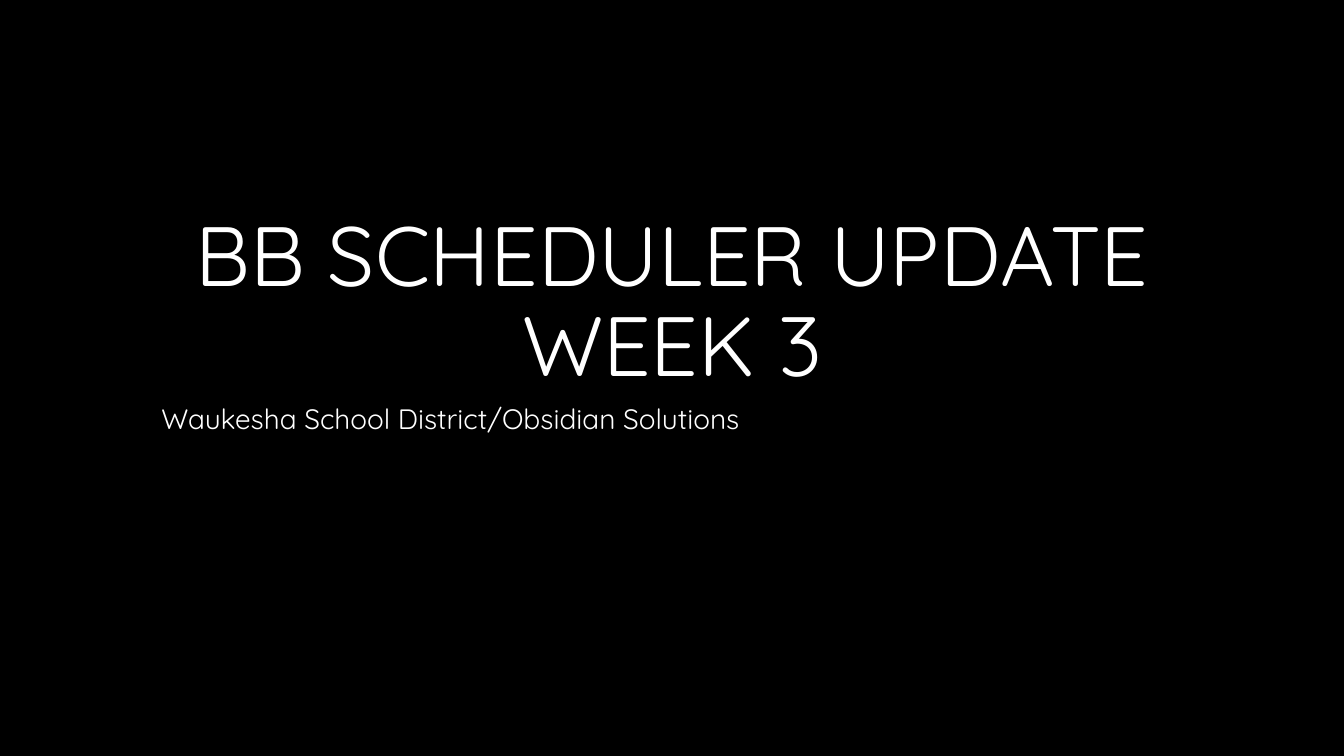
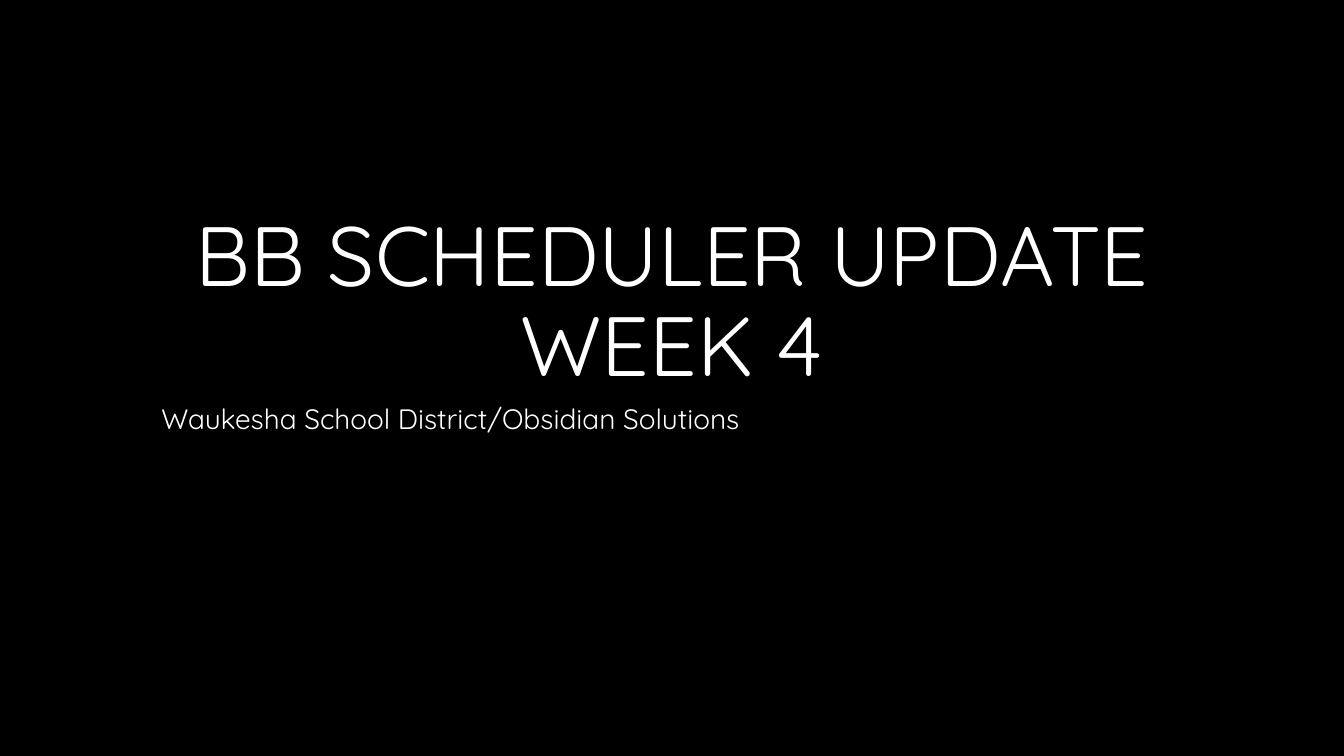
Before and after one commit to joefavero/WaukeshaBBScheduler, a slide deck: slide 1 of docs/Waukesha Week 4.pptx. Drawn at 1344x756 pixels with LibreOffice and Linux fonts; fonts in the diff are those of the drawing; background and template pictures are left out. Boxes give left, top, right and bottom in pixels: in the first picture for what was removed or moved away, otherwise in the second. Text is boxed around its words. In the diff, an @@ line names an element or a change of style, - is before the commit and + after.

```diff
--- a/docs/Waukesha Week 4.pptx
+++ b/docs/Waukesha Week 4.pptx
@@ title at box(196, 226, 1149, 377): text changed @@
-BB SCHEDULER UPDATE WEEK 3
+BB SCHEDULER UPDATE WEEK 4
```
Also in this commit, not shown: 5 other slides changed, 1 slide added, 1 slide removed, 1 other file.
